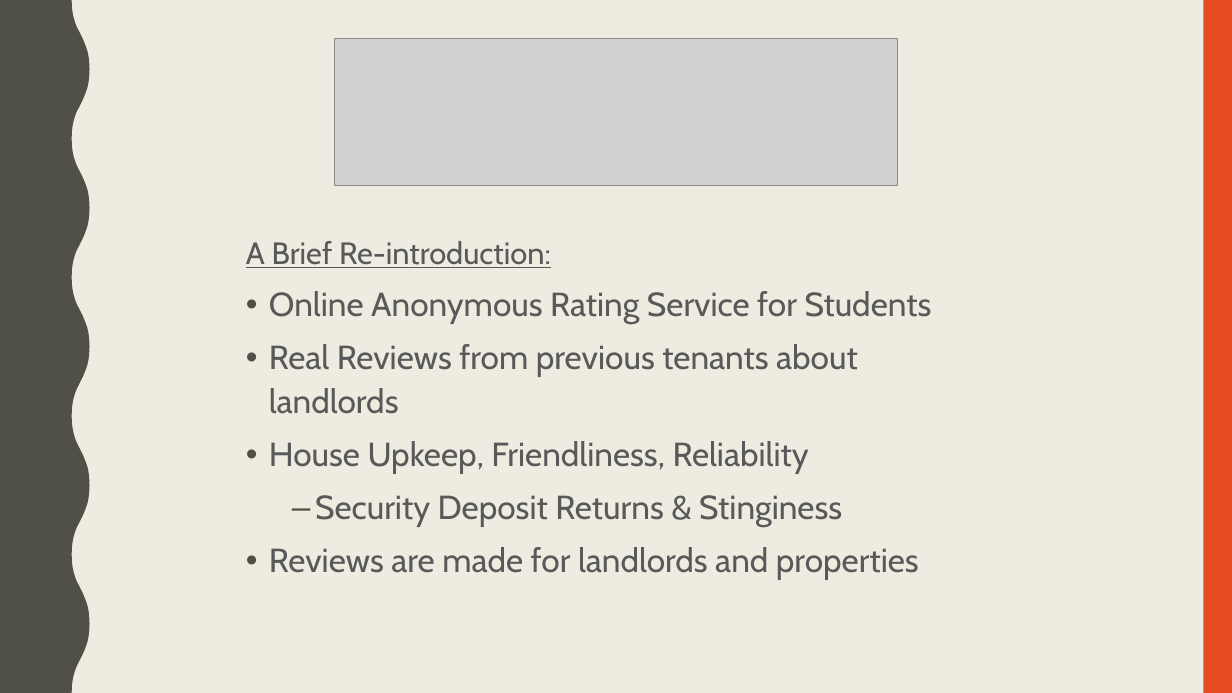
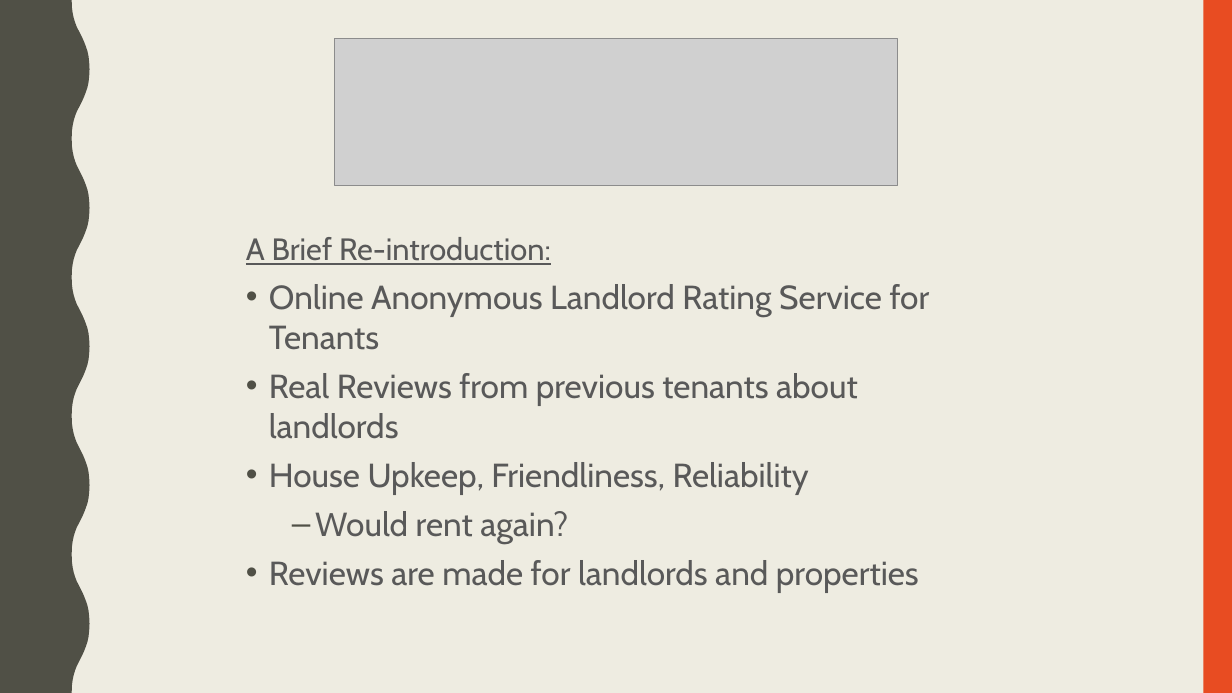
Before and after one commit to magabrin/cs1530-Rate-My-Slumlord, a slide deck: slide 2 of RateMySlumlord-FinalDemo.pptx. Drawn at 1232x693 pixels with LibreOffice and Linux fonts; fonts in the diff are those of the drawing; grey boxes stand for pictures. Boxes give left, top, right and bottom in pixels: in the first picture for what was removed or moved away, otherwise in the second. Text is boxed around its words. In the diff, an @@ line names an element or a change of style, - is before the commit and + after.

```diff
--- a/RateMySlumlord-FinalDemo.pptx
+++ b/RateMySlumlord-FinalDemo.pptx
@@ text at (246,237,919,593): line spacing 1.1 to 1 @@
@@ text at (269,284,930,350): text changed @@
-• Online Anonymous Rating Service for Students
+• Online Anonymous Landlord Rating Service for Tenants
@@ text at (315,511,568,544): text changed @@
-  – Security Deposit Returns & Stinginess
+  – Would rent again?
```
Also in this commit, not shown: 2 other slides changed, 1 slide added.
